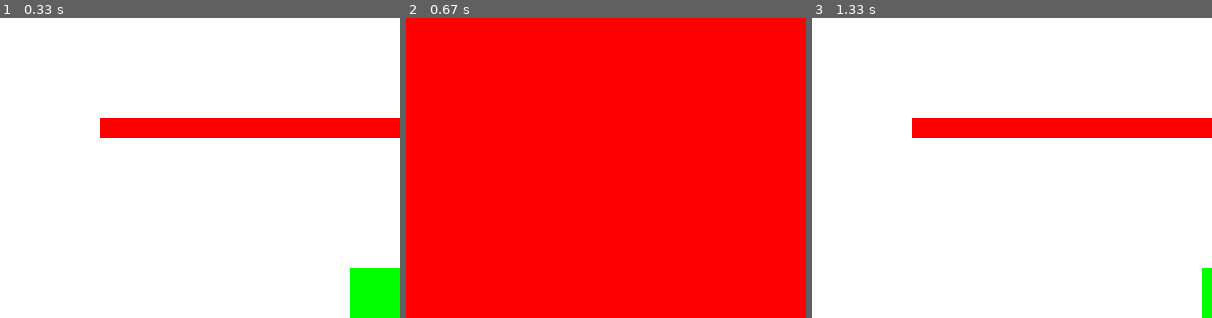
Above: before the commit, frames 1-3 (left to right).
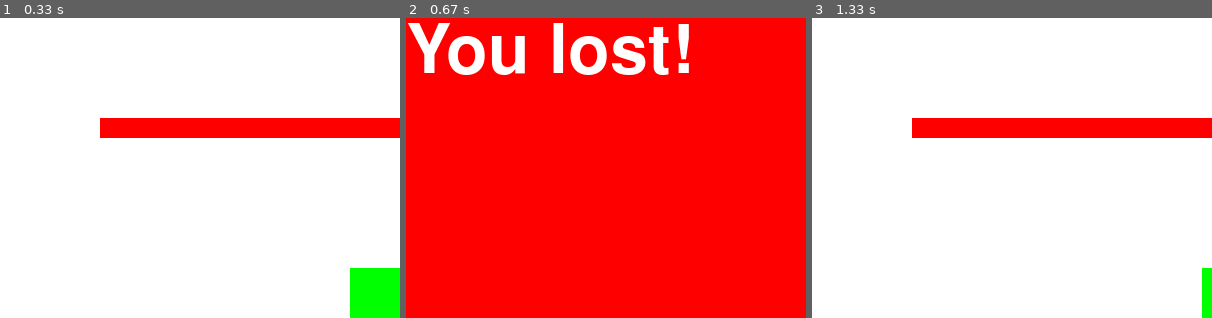
Above: after the commit, the same moments.

Repository: WCI-Computer-Science/pygame
Game: pygame game, started from main.py
Same seed, same stepped clock (60 frames per second), same inputs: the game is played once before the commit and once after it.
Inputs:
- Up to frame 1 (0.33 s): no input
- Up to frame 2 (0.67 s): hold W from 0.33 s (still down)
- Up to frame 3 (1.33 s): release W at 0.8 s; hold D from 0.83 s (still down)
The pictures show only the part of the screen within x 0-50%, y 0-50%; the shares and areas given below are measured in that part.

Frame 1 is identical in both runs. In frame 2, 4.9% of the frame differs, in the area x 0-71%, y 1-19%; in frame 3, nothing differs.

Commit message:
Show "You lost" at top right for lose screen

Diff:
--- a/main.py
+++ b/main.py
@@ -86,9 +86,12 @@
     def __init__(self, screenwidth, screenheight):
         self.c = 0
         self.backgroundrect = pygame.Rect((0, 0), (screenwidth, screenheight))
+        self.font = pygame.font.Font(None, 100)
+        self.text = self.font.render("You lost!", True, (255, 255, 255))
 
     def draw(self, screen):
         pygame.draw.rect(screen, (255, 0, 0), self.backgroundrect)
+        screen.blit(self.text, self.backgroundrect)
 
     def update(self, reset=False):
         if reset:
